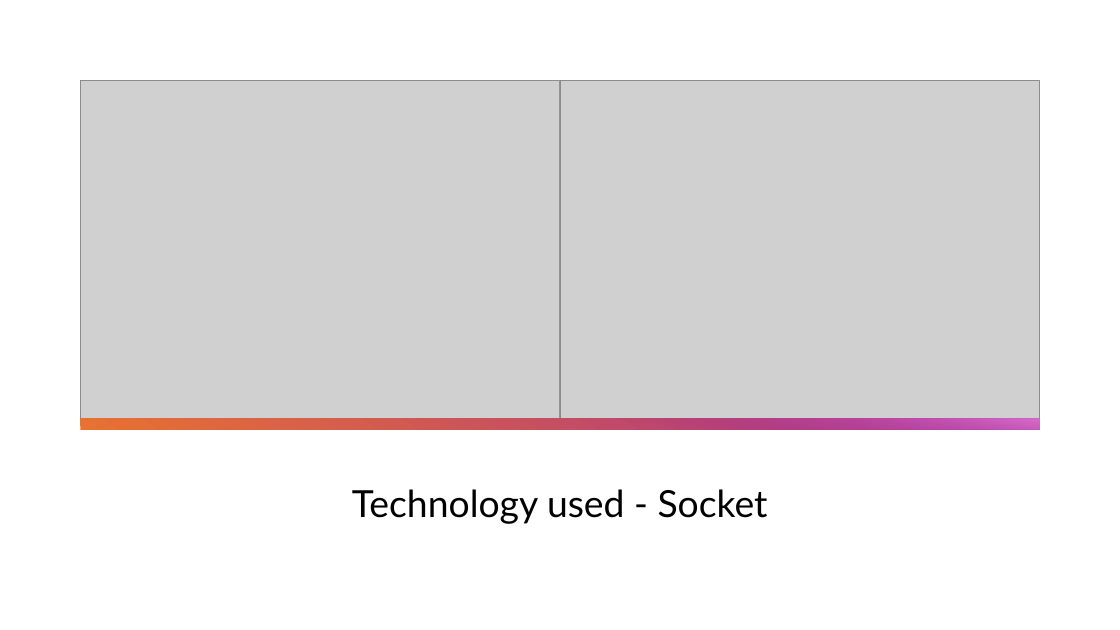
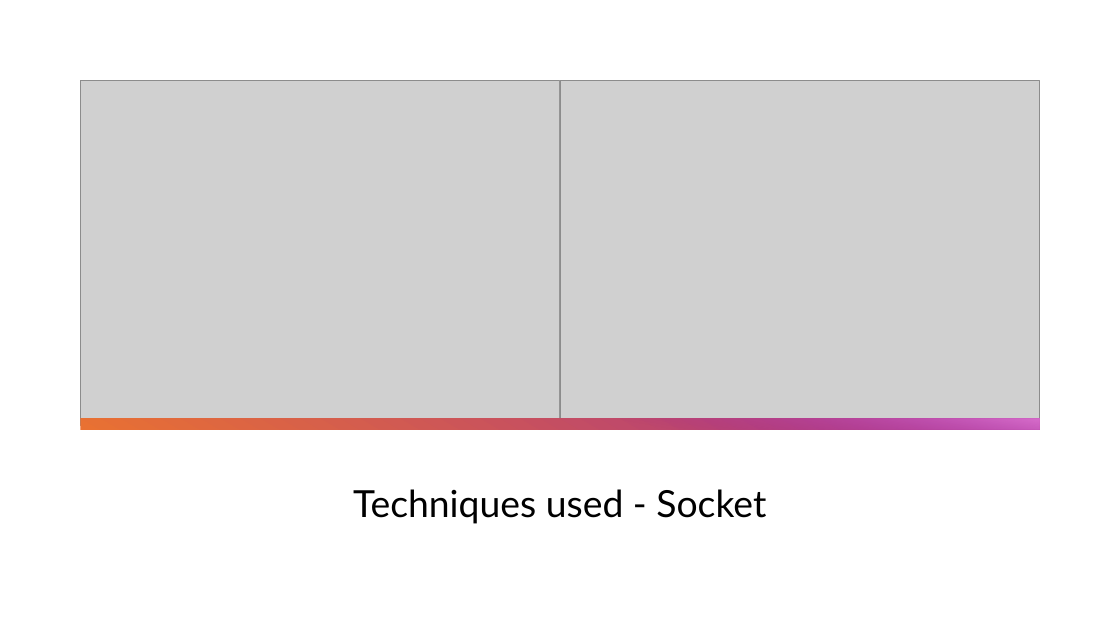
Before and after one commit to lzpmpc005/Simple_MOBA_Server_Simulator, a slide deck: slide 12 of Slides_and_Reports/personal project.pptx. Drawn at 1120x630 pixels with LibreOffice and Linux fonts; fonts in the diff are those of the drawing; grey boxes stand for pictures. Boxes give left, top, right and bottom in pixels: in the first picture for what was removed or moved away, otherwise in the second. Text is boxed around its words. In the diff, an @@ line names an element or a change of style, - is before the commit and + after.

```diff
--- a/Slides_and_Reports/personal project.pptx
+++ b/Slides_and_Reports/personal project.pptx
@@ title at [353, 489, 766, 524]: text changed @@
-Technology used - Socket
+Techniques used - Socket
```
Also in this commit, not shown: 4 other slides changed, 4 other files.
